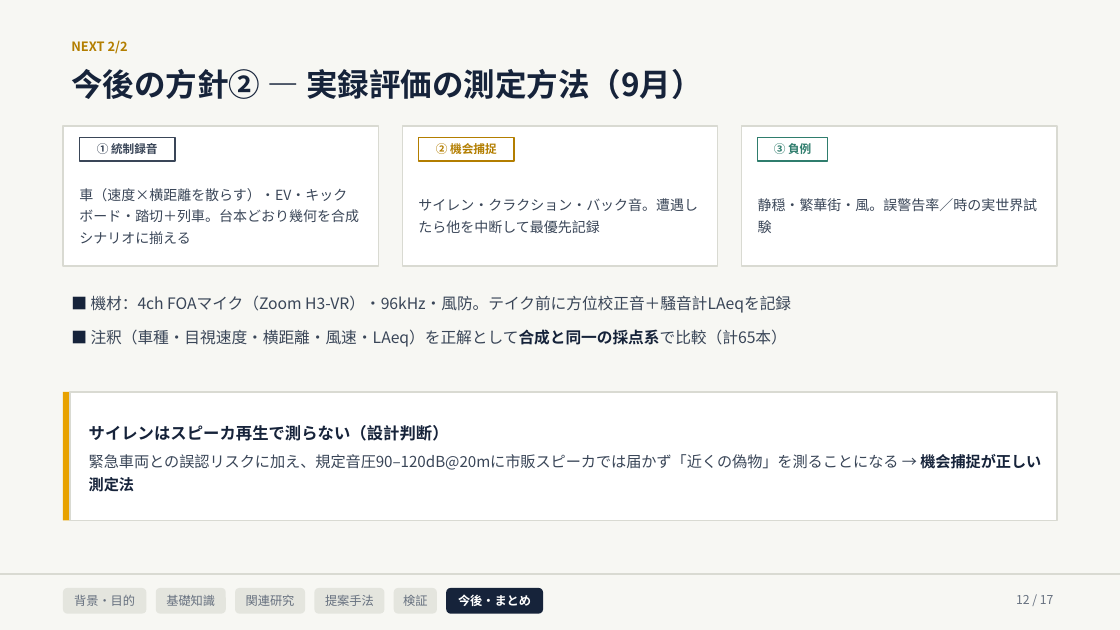
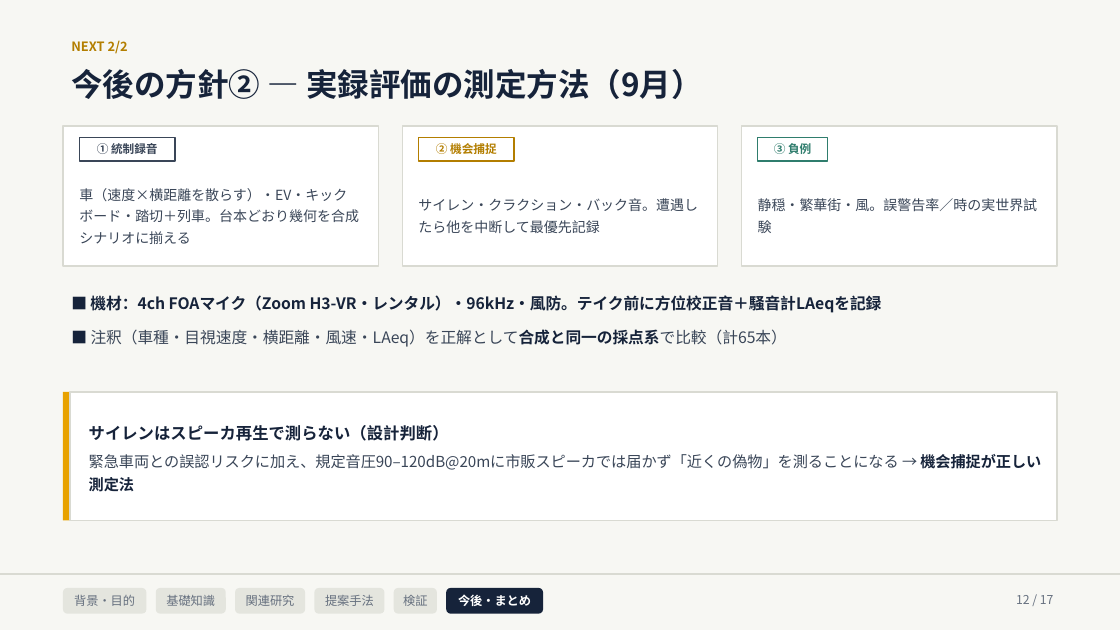
Before and after one commit to Noosdoo/outdoor-seld-sim, a slide deck: slide 12 of md/seminar/中間発表スライド_2026-08-10.pptx. Drawn at 1120x630 pixels with LibreOffice and Linux fonts; fonts in the diff are those of the drawing. Boxes give left, top, right and bottom in pixels: in the first picture for what was removed or moved away, otherwise in the second. Text is boxed around its words. In the diff, an @@ line names an element or a change of style, - is before the commit and + after.

```diff
--- a/md/seminar/中間発表スライド_2026-08-10.pptx
+++ b/md/seminar/中間発表スライド_2026-08-10.pptx
@@ text at <box>90,295,882,313</box>: text changed; text colour #3A4658 to #16233A; bold on @@
-■ 機材：4ch FOAマイク（Zoom H3-VR）・96kHz・風防。テイク前に方位校正音＋騒音計LAeqを記録
+■ 機材：4ch FOAマイク（Zoom H3-VR・レンタル）・96kHz・風防。テイク前に方位校正音＋騒音計LAeqを記録
```
Also in this commit, not shown: 3 other slides changed, 1 other file.
